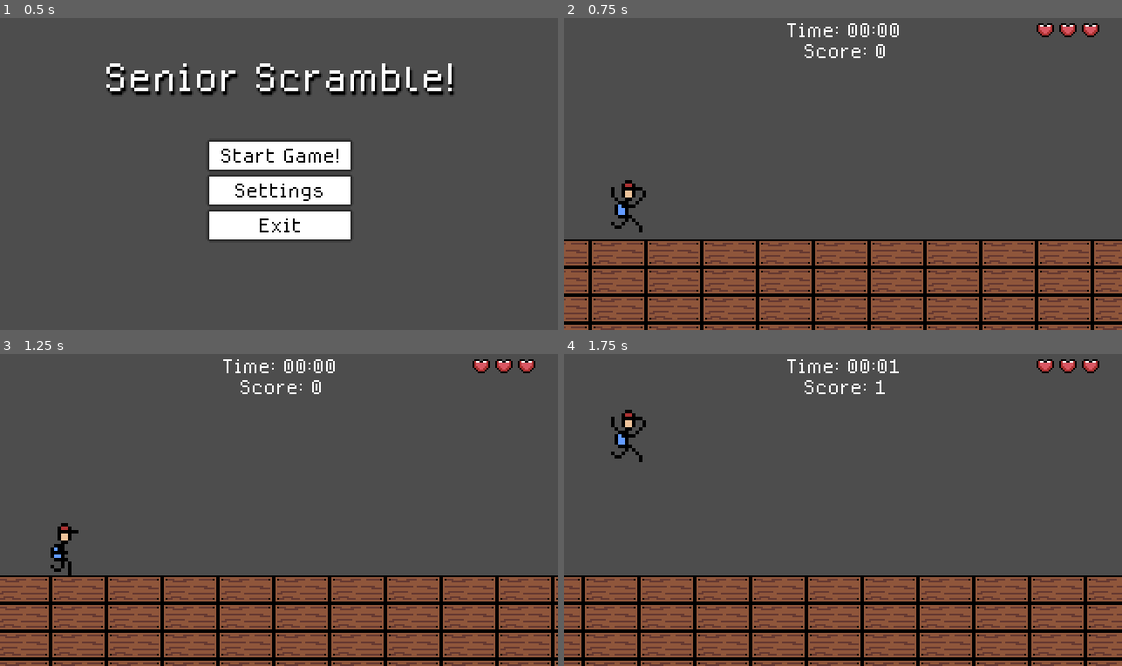
Above: before the commit, frames 1-4 (two rows, left to right).
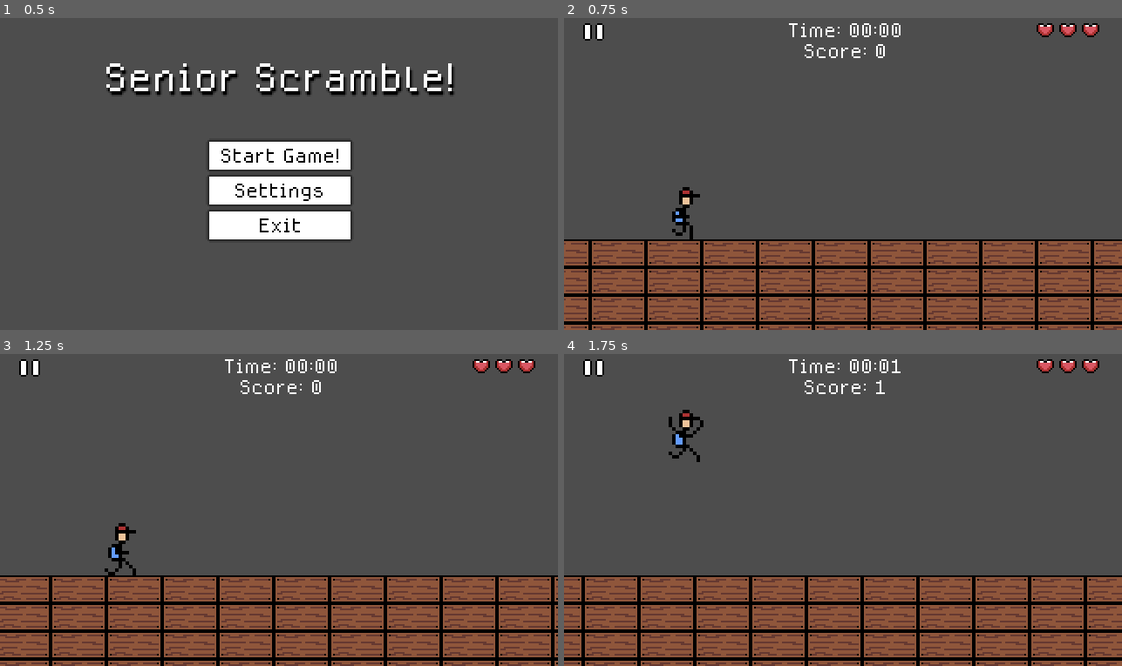
Above: after the commit, the same moments.

Repository: jmate03/Senior-Scramble
Game: Godot game, scene res://scenes/main_menu.tscn
Same seed, same stepped clock (60 frames per second), same inputs: the game is played once before the commit and once after it.
Inputs (mouse positions are in pixels of both pictures, inside the frame that each line leads up to):
- Up to frame 1 (0.5 s): no input
- Up to frame 2 (0.75 s): click "Start Game!" at 0.5 s
- Up to frame 3 (1.25 s): no input
- Up to frame 4 (1.75 s): click (591, 366) at 1.27 s

Frame 1 is identical in both runs. In frame 2, 1.3% of the frame differs, in the area x 3-61%, y 1-71%; in frame 3, 1.3%; in frame 4, 1.4%, in the area x 3-61%, y 1-35%.

Commit message:
added game over screen

Diff:
--- a/scenes/game.tscn
+++ b/scenes/game.tscn
@@ -1,18 +1,88 @@
-[gd_scene load_steps=6 format=3 uid="uid://biylg3tiud64f"]
+[gd_scene load_steps=8 format=3 uid="uid://biylg3tiud64f"]
 
 [ext_resource type="PackedScene" uid="uid://d2fuxm38ciwt4" path="res://scenes/player.tscn" id="1_uwrxv"]
 [ext_resource type="Script" uid="uid://bgtqcebwo6tuh" path="res://scripts/game.gd" id="1_yqjtg"]
 [ext_resource type="PackedScene" uid="uid://dw48py8clkbik" path="res://scenes/ui.tscn" id="2_lbhrr"]
 [ext_resource type="PackedScene" uid="uid://8d08jrf8kku2" path="res://scenes/ground.tscn" id="3_lnu2h"]
+[ext_resource type="FontFile" uid="uid://cnk4iqinc1vkp" path="res://assets/MedodicaRegular.otf" id="3_p57ef"]
 [ext_resource type="PackedScene" uid="uid://ctlp3dhm2xje3" path="res://scenes/obstacle_spawner.tscn" id="5_iywne"]
+
+[sub_resource type="StyleBoxFlat" id="StyleBoxFlat_u5sy4"]
+bg_color = Color(0.235937, 0.235937, 0.235937, 1)
+border_width_left = 1
+border_width_top = 1
+border_width_right = 1
+border_width_bottom = 1
+border_color = Color(0, 0, 0, 1)
 
 [node name="Game" type="Node"]
 script = ExtResource("1_yqjtg")
 
 [node name="UI" parent="." instance=ExtResource("2_lbhrr")]
 
+[node name="Game Over" type="ColorRect" parent="UI"]
+unique_name_in_owner = true
+visible = false
+anchors_preset = 15
+anchor_right = 1.0
+anchor_bottom = 1.0
+grow_horizontal = 2
+grow_vertical = 2
+color = Color(0, 0, 0, 0.392157)
+
+[node name="PanelContainer" type="PanelContainer" parent="UI/Game Over"]
+layout_mode = 1
+anchors_preset = 8
+anchor_left = 0.5
+anchor_top = 0.5
+anchor_right = 0.5
+anchor_bottom = 0.5
+offset_left = -58.0
+offset_top = -54.0
+offset_right = 58.0
+offset_bottom = 54.0
+grow_horizontal = 2
+grow_vertical = 2
+theme_override_styles/panel = SubResource("StyleBoxFlat_u5sy4")
+
+[node name="MarginContainer" type="MarginContainer" parent="UI/Game Over/PanelContainer"]
+layout_mode = 2
+theme_override_constants/margin_left = 5
+theme_override_constants/margin_top = 5
+theme_override_constants/margin_right = 5
+theme_override_constants/margin_bottom = 5
+
+[node name="VBoxContainer" type="VBoxContainer" parent="UI/Game Over/PanelContainer/MarginContainer"]
+layout_mode = 2
+
+[node name="GameOver" type="Label" parent="UI/Game Over/PanelContainer/MarginContainer/VBoxContainer"]
+layout_mode = 2
+theme_override_fonts/font = ExtResource("3_p57ef")
+theme_override_font_sizes/font_size = 32
+text = "GAME OVER!"
+horizontal_alignment = 1
+
+[node name="Final Score" type="Label" parent="UI/Game Over/PanelContainer/MarginContainer/VBoxContainer"]
+unique_name_in_owner = true
+layout_mode = 2
+theme_override_fonts/font = ExtResource("3_p57ef")
+text = "Final Score: 0"
+horizontal_alignment = 1
+
+[node name="Restart" type="Button" parent="UI/Game Over/PanelContainer/MarginContainer/VBoxContainer"]
+unique_name_in_owner = true
+layout_mode = 2
+theme_override_fonts/font = ExtResource("3_p57ef")
+text = "Restart"
+
+[node name="Main Menu" type="Button" parent="UI/Game Over/PanelContainer/MarginContainer/VBoxContainer"]
+unique_name_in_owner = true
+layout_mode = 2
+theme_override_fonts/font = ExtResource("3_p57ef")
+text = "Return to Main Menu"
+
 [node name="Player" parent="." instance=ExtResource("1_uwrxv")]
-position = Vector2(37, 116)
+position = Vector2(70, 130)
 
 [node name="Ground" parent="." instance=ExtResource("3_lnu2h")]
 
--- a/scenes/lives.tscn
+++ b/scenes/lives.tscn
@@ -1,7 +1,7 @@
 [gd_scene load_steps=6 format=3 uid="uid://1ee3dx372j3"]
 
 [ext_resource type="Script" uid="uid://co2vjehrtl5tw" path="res://scripts/lives.gd" id="1_naohr"]
-[ext_resource type="Texture2D" uid="uid://blmyfq5kec76r" path="res://assets/life.png" id="2_h857v"]
+[ext_resource type="Texture2D" uid="uid://blmyfq5kec76r" path="res://assets/UI/life.png" id="2_h857v"]
 
 [sub_resource type="AtlasTexture" id="AtlasTexture_xj1q3"]
 atlas = ExtResource("2_h857v")
--- a/scenes/ui.tscn
+++ b/scenes/ui.tscn
@@ -1,7 +1,8 @@
-[gd_scene load_steps=3 format=3 uid="uid://dw48py8clkbik"]
+[gd_scene load_steps=4 format=3 uid="uid://dw48py8clkbik"]
 
 [ext_resource type="FontFile" uid="uid://cnk4iqinc1vkp" path="res://assets/MedodicaRegular.otf" id="1_nt7q6"]
 [ext_resource type="PackedScene" uid="uid://1ee3dx372j3" path="res://scenes/lives.tscn" id="2_x4jx1"]
+[ext_resource type="Texture2D" uid="uid://bdxta7g842tk2" path="res://assets/UI/pause.png" id="3_yev5y"]
 
 [node name="UI" type="CanvasLayer"]
 
@@ -16,7 +17,7 @@
 offset_left = -183.0
 offset_top = 12.0
 offset_right = -135.0
-offset_bottom = 35.0
+offset_bottom = 28.0
 grow_horizontal = 0
 theme_override_fonts/font = ExtResource("1_nt7q6")
 text = "Score: 0"
@@ -25,12 +26,19 @@
 anchors_preset = 5
 anchor_left = 0.5
 anchor_right = 0.5
-offset_left = -29.5
-offset_right = 29.5
-offset_bottom = 23.0
+offset_left = -29.0
+offset_right = 30.0
+offset_bottom = 16.0
 grow_horizontal = 2
 theme_override_fonts/font = ExtResource("1_nt7q6")
 text = "Time: 0:00"
 
 [node name="Lives" parent="." instance=ExtResource("2_x4jx1")]
 position = Vector2(276, 8)
+
+[node name="Pause Button" type="TextureButton" parent="."]
+offset_left = 9.0
+offset_top = 1.0
+offset_right = 25.0
+offset_bottom = 17.0
+texture_normal = ExtResource("3_yev5y")
--- a/scripts/game.gd
+++ b/scripts/game.gd
@@ -11,7 +11,9 @@
 func _ready() -> void:
 	player.lives_changed.connect($UI/Lives.update_lives)  # Adjust $UI path if needed
 	player.game_over.connect(_on_player_game_over)
-
+	%Restart.pressed.connect(_on_restart_pressed)
+	%"Main Menu".pressed.connect(_on_main_menu_pressed)
+	%"Game Over".hide()
 	start_game()
 
 
@@ -42,3 +44,9 @@
 	game_running = false
 	game_over = true
 	obstacle_spawner.stop_spawn()
+	%"Game Over".show()
+	%"Final Score".text = "Final Score: " + str(int(score))
+func _on_restart_pressed():
+	get_tree().reload_current_scene()
+func _on_main_menu_pressed():
+	get_tree().change_scene_to_file("res://scenes/main_menu.tscn")
Renamed: assets/life.png -> assets/UI/life.png
Not shown, changed: assets/UI/life.png.import
Binary file added: assets/UI/pause.png
Not shown, added: assets/UI/pause.png.import
